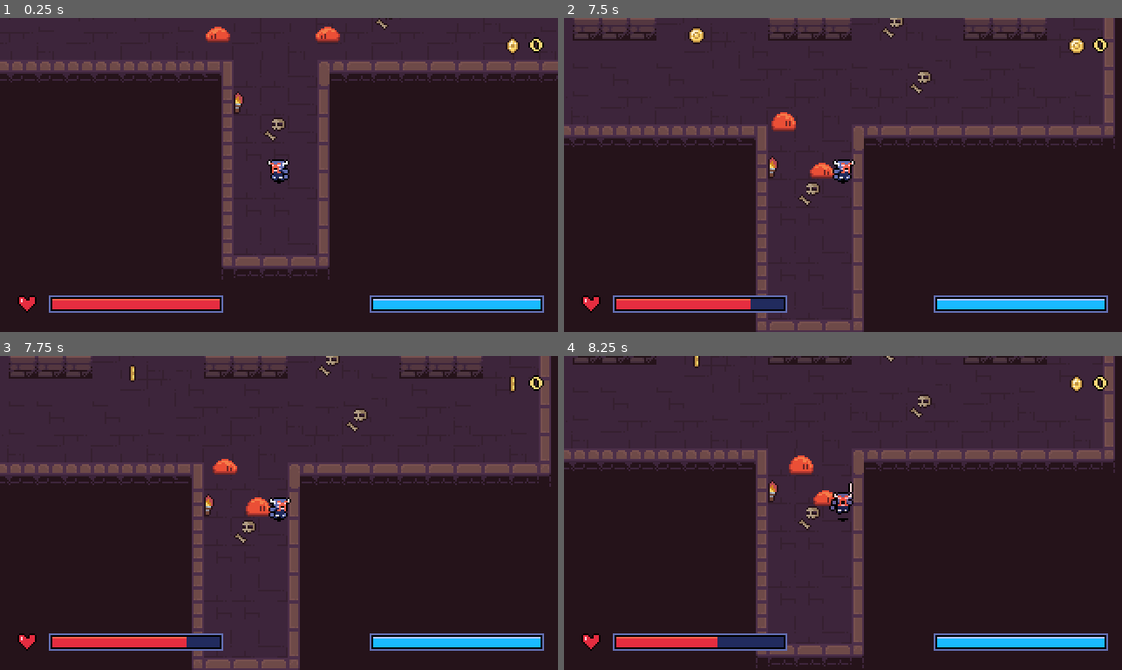
Above: before the commit, frames 1-4 (two rows, left to right).
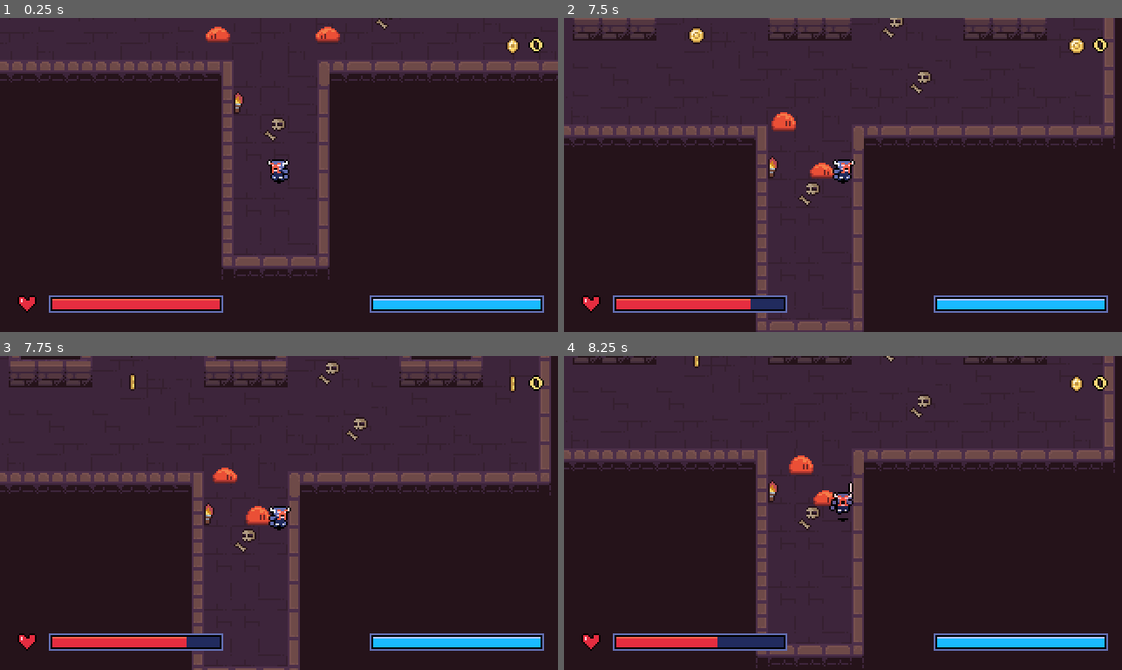
Above: after the commit, the same moments.

Repository: DaEpickid540/haven-2026
Game: Godot game, scene res://Scenes/dungeon_room_3.tscn
Same seed, same stepped clock (60 frames per second), same inputs: the game is played once before the commit and once after it. This scene is started directly instead of the project's main scene.
Inputs (mouse positions are in pixels of both pictures, inside the frame that each line leads up to):
- Up to frame 1 (0.25 s): no input
- Up to frame 2 (7.5 s): move the mouse to (965, 159) at 0.52 s; hold Right (right) 0.53-1.28 s; tap F (attack) at 0.6, 4.35 s; click (965, 159) at 0.67 s; move the mouse to (731, 190) at 1.27 s; hold Down (down) 1.28-2.03 s; tap Shift (dash) at 1.35 s; move the mouse to (898, 105) at 2.02 s; hold Right (right) 2.03-2.78 s; hold E (interact) 2.03-2.78 s; move the mouse to (815, 237) at 2.77 s; hold Up (up) 2.78-3.53 s; tap Ctrl at 2.85, 6.6 s; click (815, 237) at 2.92 s; move the mouse to (1010, 222) at 3.52 s; hold Left (left) 3.53-5.03 s; tap Alt at 3.6, 7.35 s; move the mouse to (675, 127) at 4.27 s; move the mouse to (870, 175) at 5.02 s; hold Down (down) 5.03-5.78 s; hold Shift (dash) 5.03-5.78 s; click (870, 175) at 5.17 s; move the mouse to (759, 96) at 5.77 s; hold Right (right) 5.78-6.53 s; tap E (interact) at 5.85 s; move the mouse to (965, 159) at 6.52 s; hold Up (up) 6.53-7.28 s; move the mouse to (731, 190) at 7.27 s; hold Right (right) from 7.28 s (still down); click (731, 190) at 7.42 s
- Up to frame 3 (7.75 s): keep holding Right (right)
- Up to frame 4 (8.25 s): move the mouse to (898, 443) at 8.02 s; release Right (right) at 8.03 s; hold Down (down) from 8.03 s (still down); tap F (attack) at 8.1 s

Frames 1-2 are identical in both runs. In frame 3, 10% of the frame differs, in the area x 0-99%, y 0-100%; in frame 4, nothing differs.
Error before the commit: Invalid operands 'float' and 'Nil' in operator '<'. (res://Scripts/enemy.gd:68)

Commit message:
Update

Diff:
--- a/Scenes/dungeon_room_3.tscn
+++ b/Scenes/dungeon_room_3.tscn
@@ -5,6 +5,7 @@
 [ext_resource type="PackedScene" path="res://Scenes/coin.tscn" id="3_23la8"]
 [ext_resource type="PackedScene" uid="uid://xnpr1536a0rs" path="res://slime_red.tscn" id="3_fugpy"]
 [ext_resource type="PackedScene" uid="uid://d1w04finjod5s" path="res://slime_blue.tscn" id="4_2octr"]
+[ext_resource type="PackedScene" uid="uid://r5xfe1r04fk" path="res://boss_green.tscn" id="6_vmr8y"]
 
 [sub_resource type="TileSetAtlasSource" id="TileSetAtlasSource_6uqcd"]
 texture = ExtResource("1_hlq5x")
@@ -267,15 +268,30 @@
 
 [node name="SlimeBlue" parent="." unique_id=1556184731 instance=ExtResource("4_2octr")]
 position = Vector2(62, -14)
+faces_right = false
+detected_range = 80.0
+stop_distance = 16.0
+contact_damage = 1
+loot_rewarded = 1
 
 [node name="SlimeBlue2" parent="." unique_id=2080422903 instance=ExtResource("4_2octr")]
 position = Vector2(260, -13)
+faces_right = false
+detected_range = 80.0
+stop_distance = 16.0
+contact_damage = 1
+loot_rewarded = 1
 
 [node name="SlimeRed3" parent="." unique_id=1278907147 instance=ExtResource("3_fugpy")]
 position = Vector2(-215, -110)
 
 [node name="SlimeBlue3" parent="." unique_id=158431765 instance=ExtResource("4_2octr")]
 position = Vector2(-344, -98)
+faces_right = false
+detected_range = 80.0
+stop_distance = 16.0
+contact_damage = 1
+loot_rewarded = 1
 
 [node name="SlimeRed4" parent="." unique_id=382545394 instance=ExtResource("3_fugpy")]
 position = Vector2(492, 280)
@@ -302,3 +318,6 @@
 
 [node name="Coin7" parent="Coins" unique_id=1871634488 instance=ExtResource("3_23la8")]
 position = Vector2(-26, -8)
+
+[node name="BossGreen" parent="." unique_id=87376223 instance=ExtResource("6_vmr8y")]
+position = Vector2(-188, -432)
--- a/Scripts/enemy.gd
+++ b/Scripts/enemy.gd
@@ -65,7 +65,7 @@
 
 	if player is Player:
 		var distance_to_player = global_position.distance_to(player.global_position)
-		if distance_to_player < detected_range:
+		if float(distance_to_player) < float(detected_range):
 			result = true
 	return result
 
